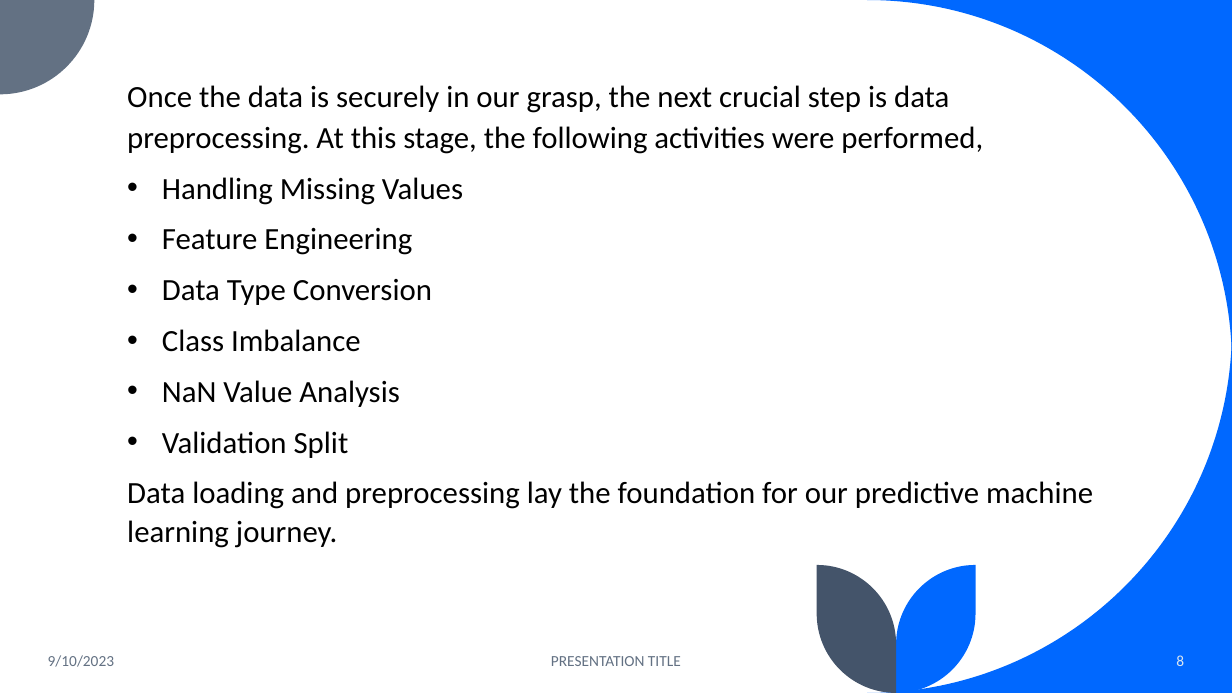
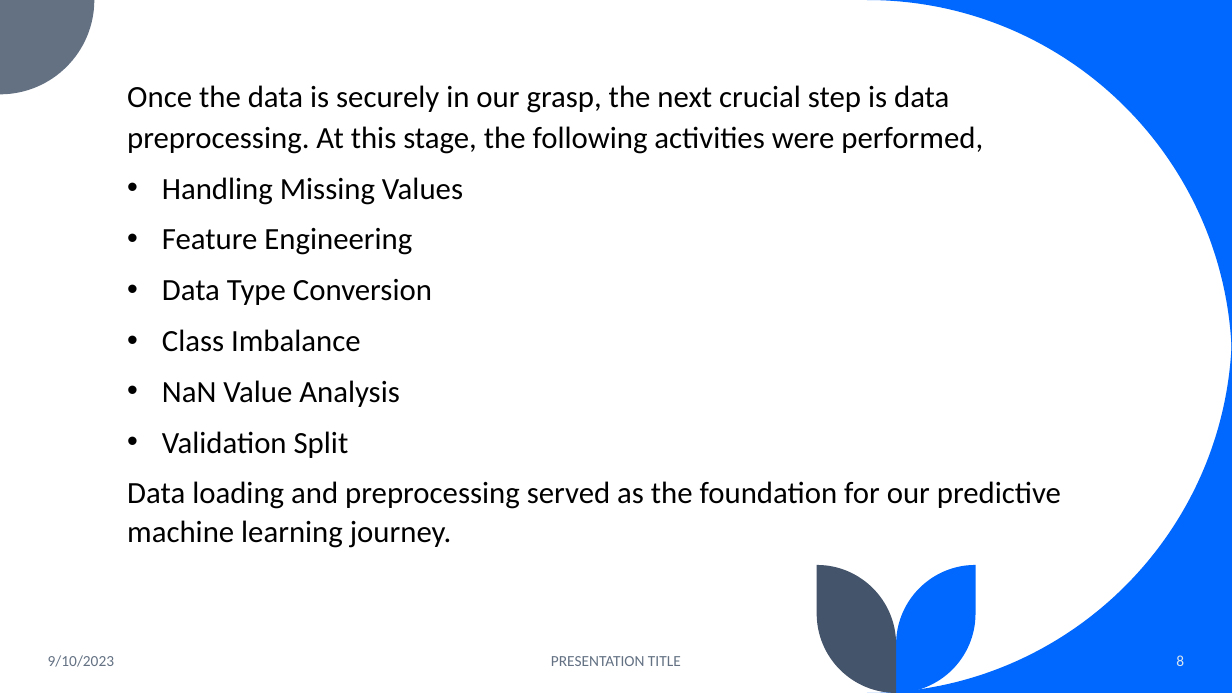
Before and after one commit to DeeeTeeee/IncomePredictionZindziProject, a slide deck: slide 8 of Income Prediction Challenge for Azubian - PPT.pptx. Drawn at 1232x693 pixels with LibreOffice and Linux fonts; fonts in the diff are those of the drawing. Boxes give left, top, right and bottom in pixels: in the first picture for what was removed or moved away, otherwise in the second. Text is boxed around its words. In the diff, an @@ line names an element or a change of style, - is before the commit and + after.

```diff
--- a/Income Prediction Challenge for Azubian - PPT.pptx
+++ b/Income Prediction Challenge for Azubian - PPT.pptx
@@ text at [127,481,1061,548]: text changed @@
-Data loading and preprocessing lay the foundation for our predictive machine learning journey.
+Data loading and preprocessing served as the foundation for our predictive machine learning journey.
```
Also in this commit, not shown: 5 other slides changed, 3 slides added, 11 slides removed, 1 other file.
